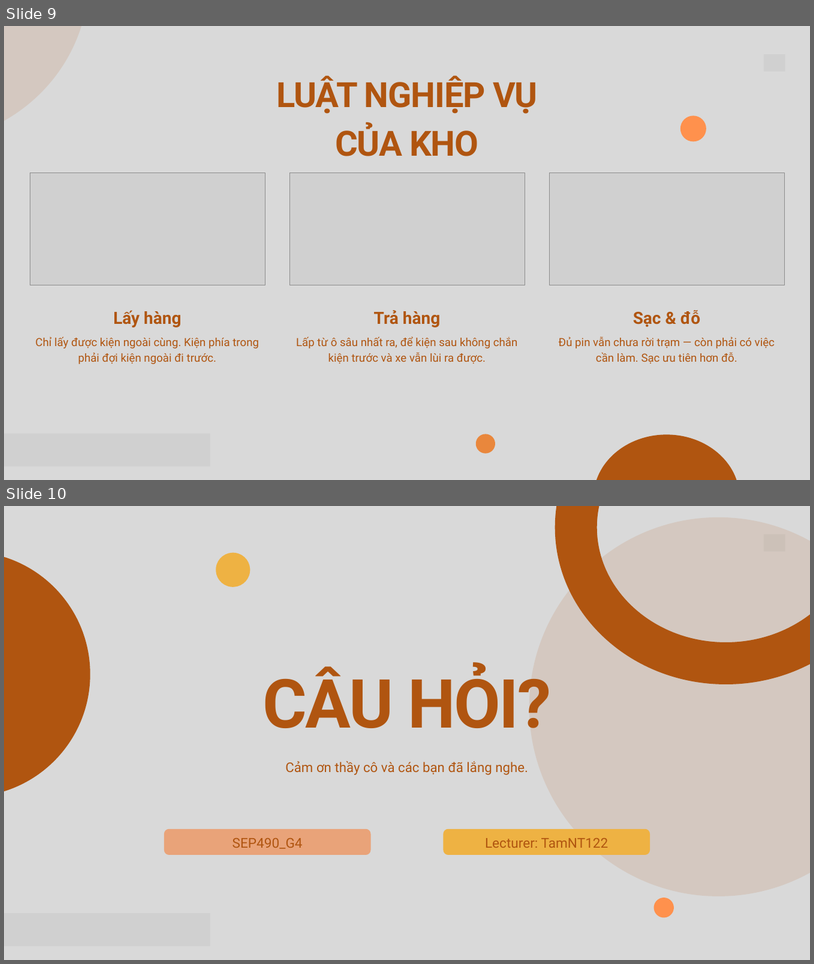
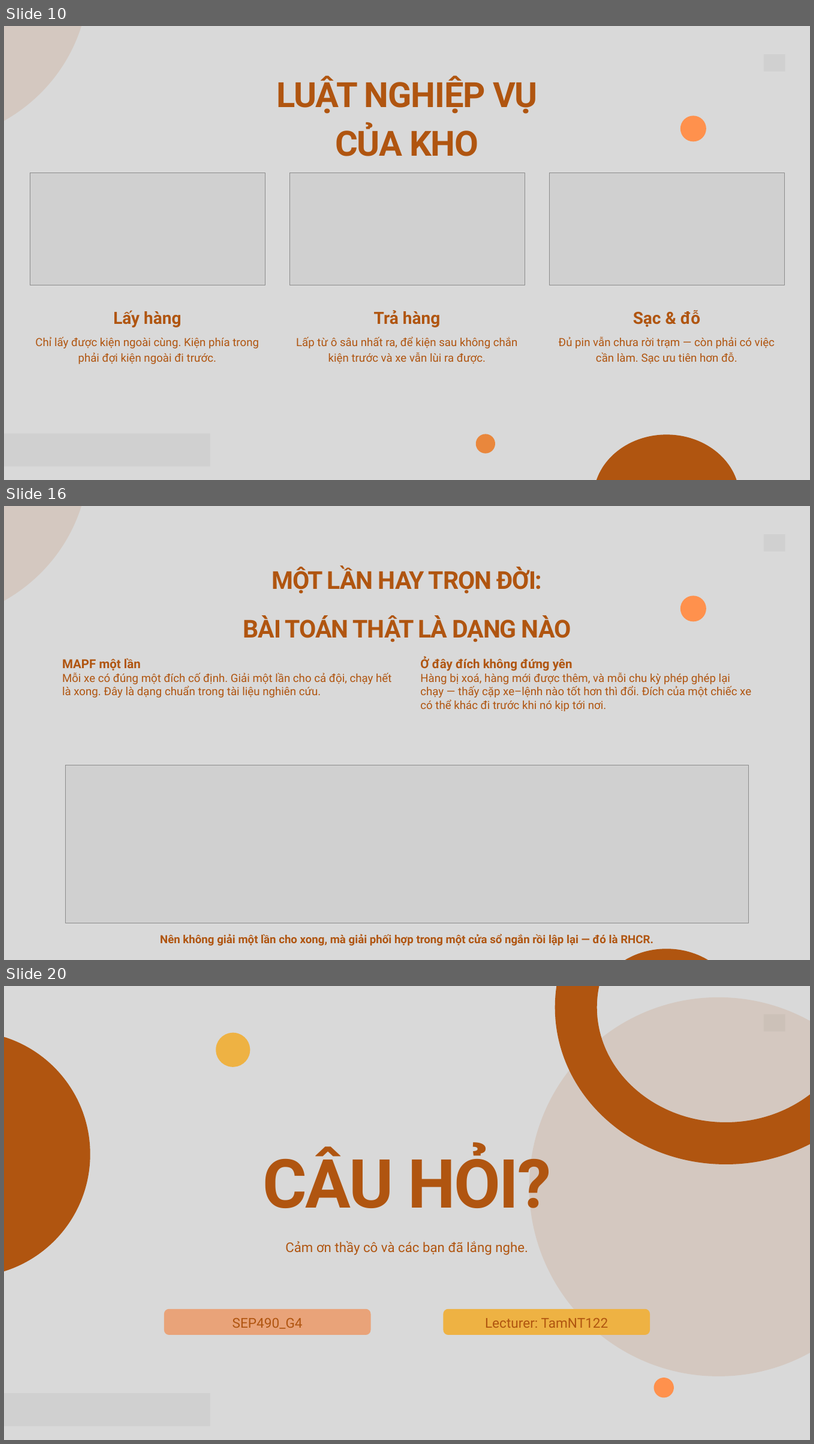
Before and after one commit to arishem51/wes, a slide deck: slide/WES-SEP490_G4.pptx. Shown one above the other, each under a label of ours: slides 9 and 10 before the commit, slides 10, 16 and 20 after it; the slides between them are not shown. The pictures are 814x964 and 814x1444 pixels, drawn with LibreOffice and Linux fonts; fonts in the diff are those of the drawing; grey boxes stand for pictures; background and template pictures are left out. Boxes give left, top, right and bottom in pixels: in the first picture for what was removed or moved away, otherwise in the second. Text is boxed around its words. In the diff, an @@ line names an element or a change of style, - is before the commit and + after.

```diff
--- a/slide/WES-SEP490_G4.pptx
+++ b/slide/WES-SEP490_G4.pptx
@@ slide 16 added at <box>4,506,810,960</box>, background #D9D9D9 @@
@@ freeform shape added at <box>4,506,89,622</box>, fill #B05510 at 12% opacity @@
@@ freeform shape added at <box>4,506,88,591</box>, outline #B05510 75 pt @@
@@ picture added at <box>764,534,785,551</box> @@
@@ text added at <box>243,566,572,642</box>, 44 pt, text #B05510, bold @@
+MỘT LẦN HAY TRỌN ĐỜI:
+BÀI TOÁN THẬT LÀ DẠNG NÀO
@@ freeform shape added at <box>681,595,707,621</box>, fill #FF914D @@
@@ text added at <box>62,658,392,697</box>, 20 pt, text #B05510 @@
+MAPF một lần
+Mỗi xe có đúng một đích cố định. Giải một lần cho cả đội, chạy hết là xong. Đây là dạng chuẩn trong tài liệu nghiên cứu.
@@ text added at <box>420,657,752,711</box>, 20 pt, text #B05510 @@
+Ở đây đích không đứng yên
+Hàng bị xoá, hàng mới được thêm, và mỗi chu kỳ phép ghép lại chạy — thấy cặp xe–lệnh nào tốt hơn thì đổi. Đích của một chiếc xe có thể khác đi trước khi nó kịp tới nơi.
@@ picture added at <box>66,765,749,923</box> @@
@@ text added at <box>160,933,654,945</box>, 20 pt, text #B05510, bold @@
+Nên không giải một lần cho xong, mà giải phối hợp trong một cửa sổ ngắn rồi lập lại — đó là RHCR.
@@ freeform shape added at <box>594,948,740,960</box>, fill #B05510 @@
@@ what was slide 9 is now slide 10 @@
@@ what was slide 10 is now slide 20 @@
```
Also in this commit, not shown: 2 slides changed, 9 other slides added, 8 other files.
